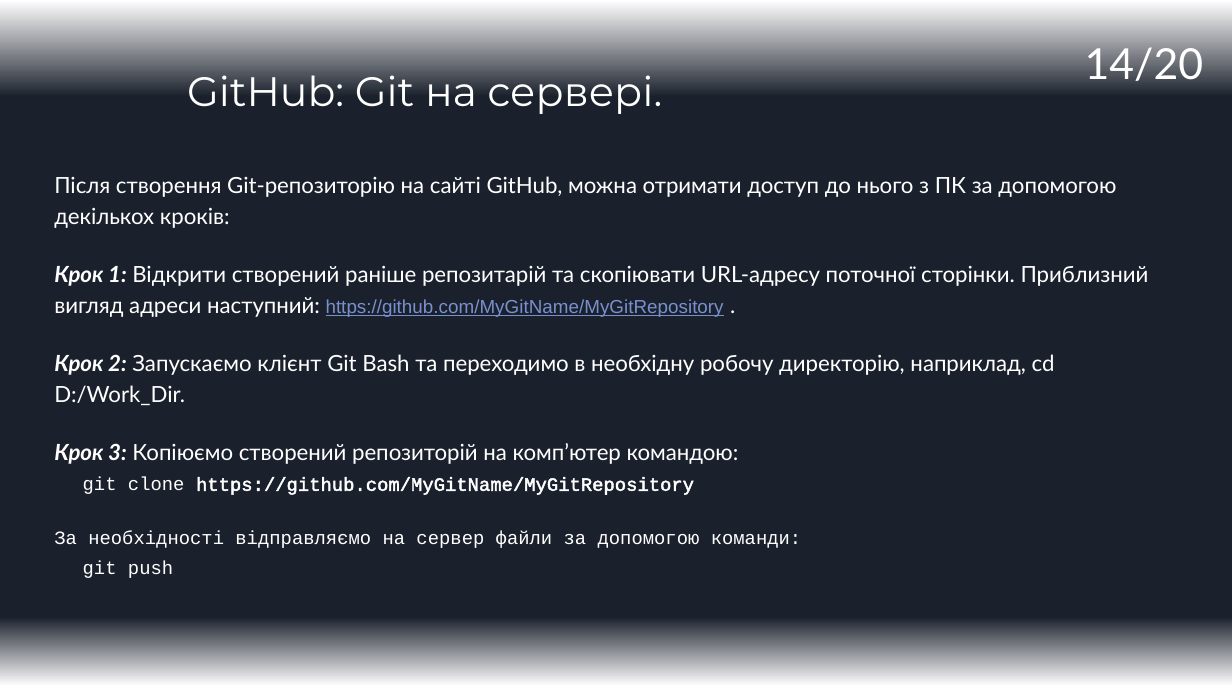
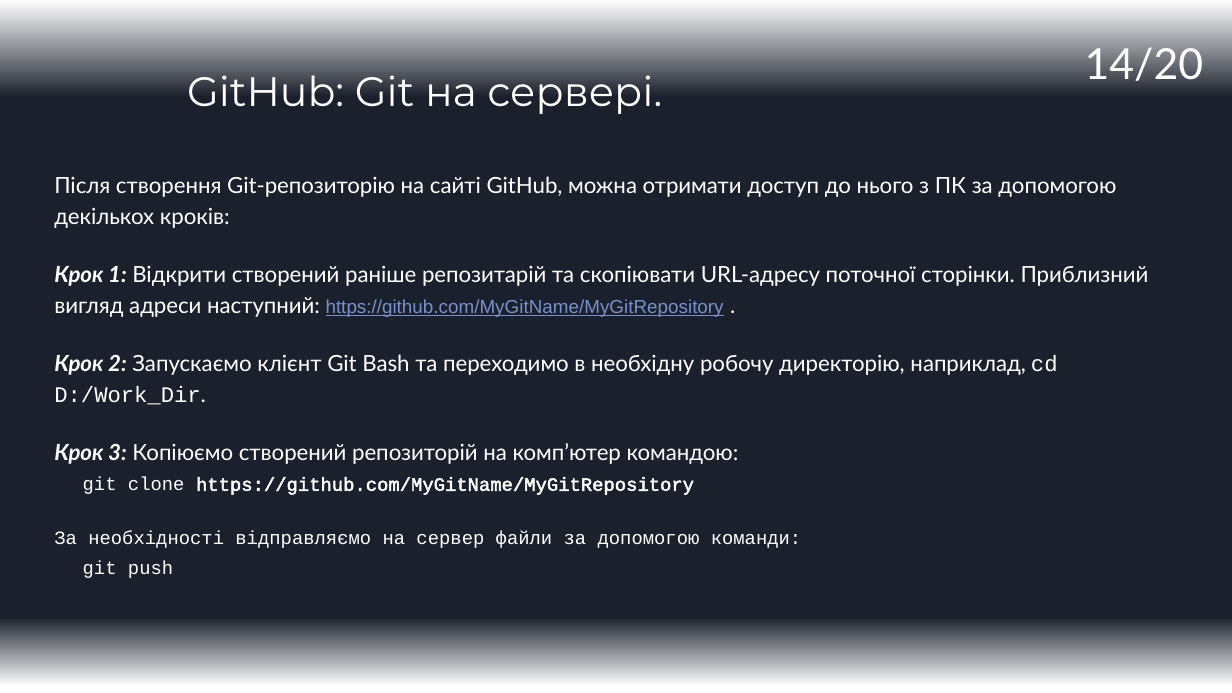
Before and after one commit to ValueOverStatic/IT-carrer-Seminars, a slide deck: slide 14 of Seminar1_Github_v02.pptx. Drawn at 1232x693 pixels with LibreOffice and Linux fonts; fonts in the diff are those of the drawing. Boxes give left, top, right and bottom in pixels: in the first picture for what was removed or moved away, otherwise in the second. Text is boxed around its words. In the diff, an @@ line names an element or a change of style, - is before the commit and + after.

```diff
--- a/Seminar1_Github_v02.pptx
+++ b/Seminar1_Github_v02.pptx
@@ text at (x1=54, y1=354, x2=1058, y2=405): font Lato to Courier New in "cd D:/Work_Dir." @@
```
Also in this commit, not shown: 6 other slides changed.
